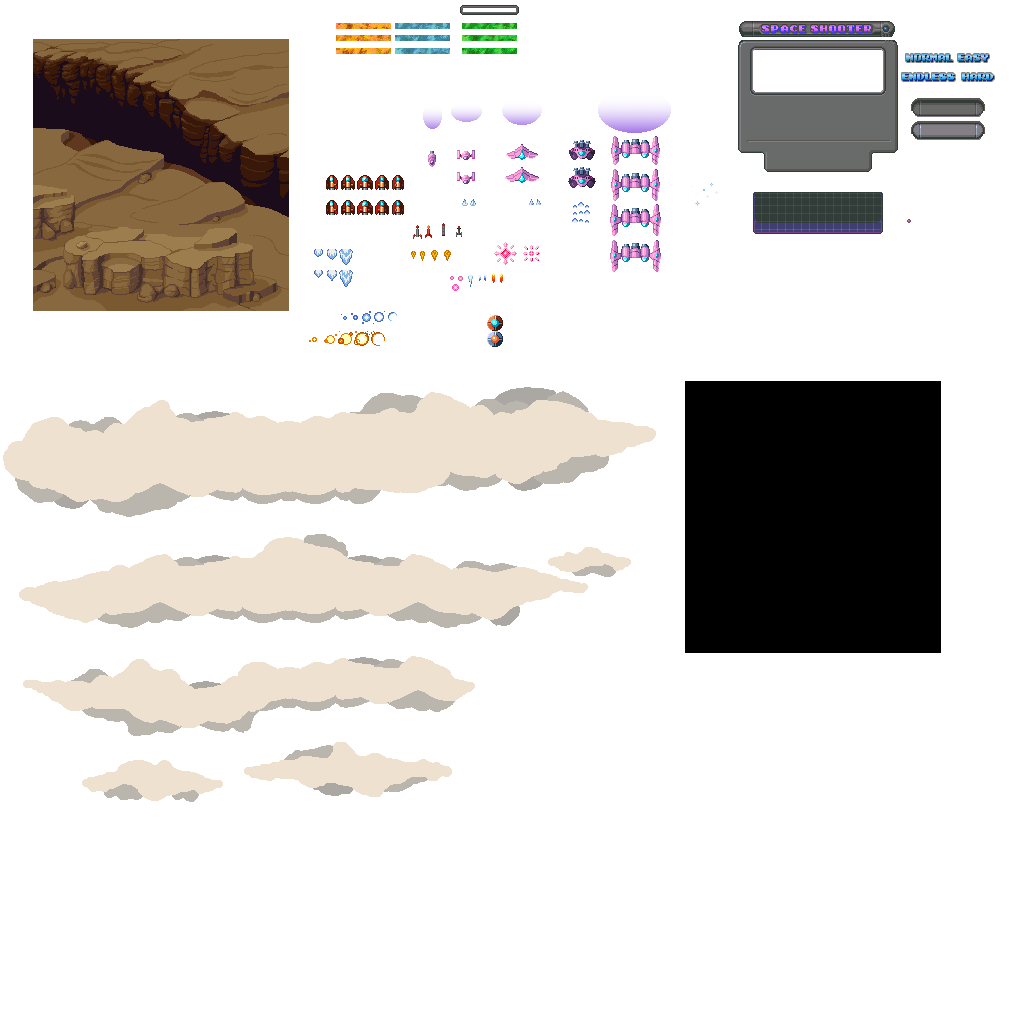
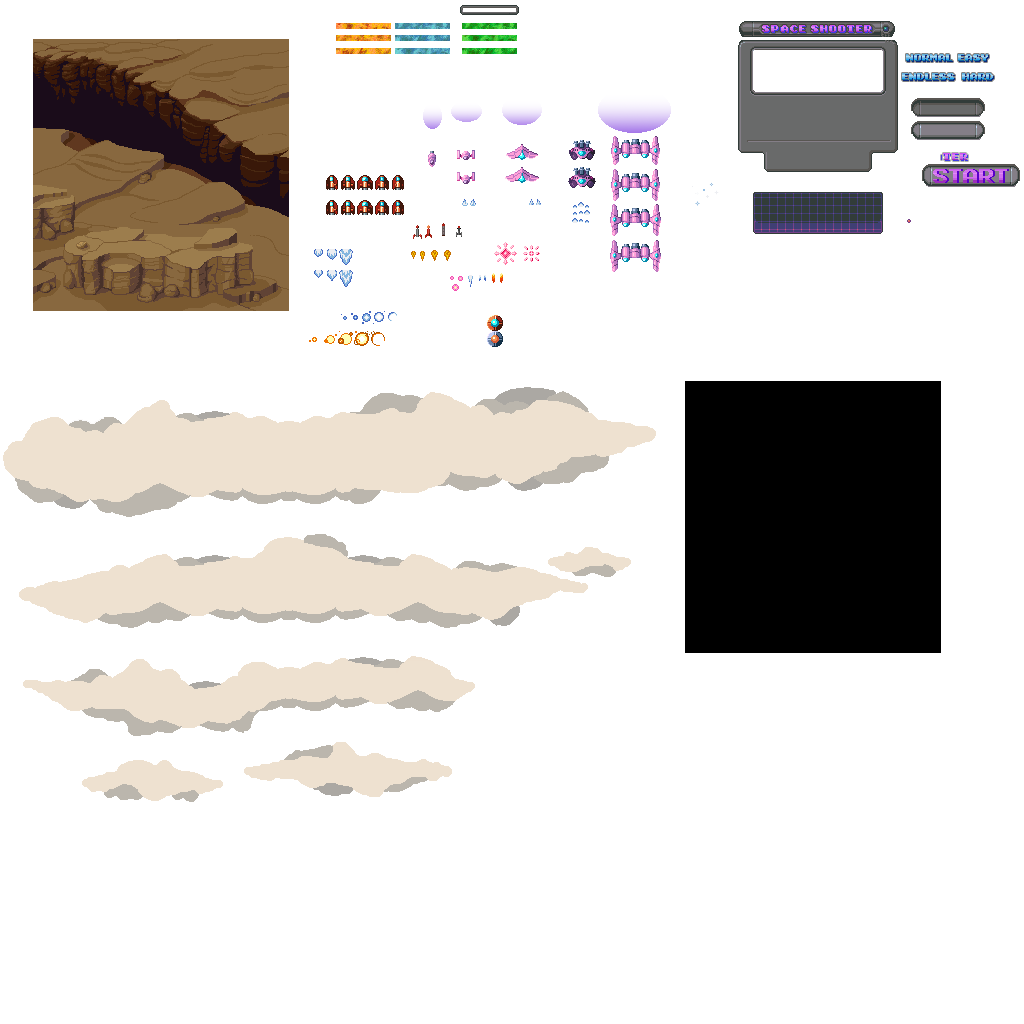
Comparing the layer stacks of the two 1024x1024 images. Changes:
added layer "Layer 23" above "Layer 6" over [941, 153, 968, 161]
added layer "Layer 22" above "Layer 21" over [922, 164, 1020, 187]
added layer "Layer 21" above "Layer 16" over [931, 169, 1007, 183]
